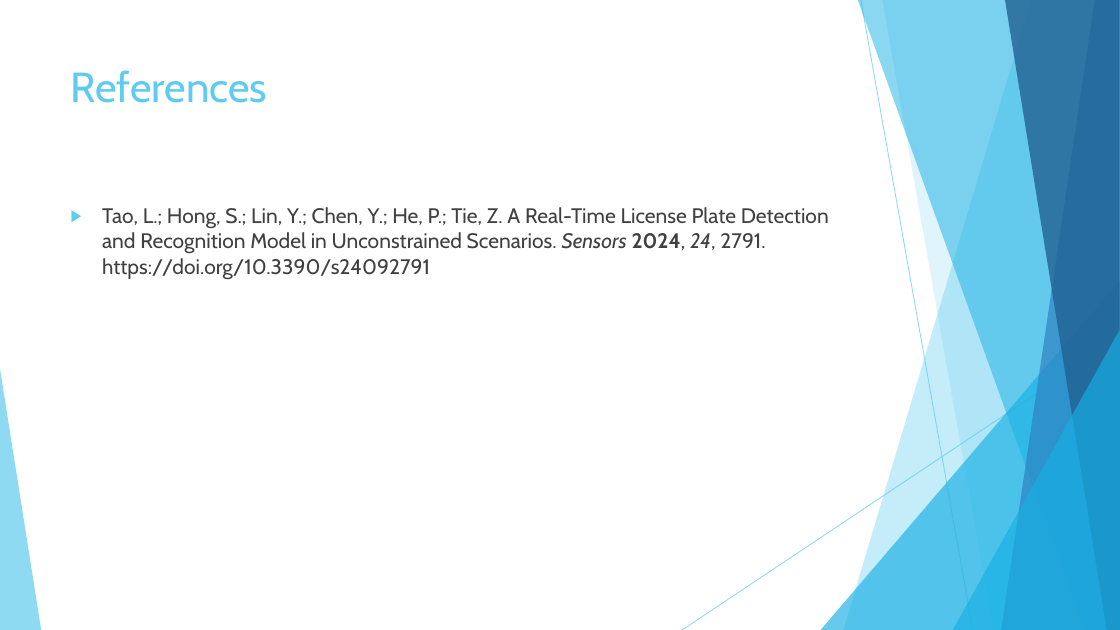
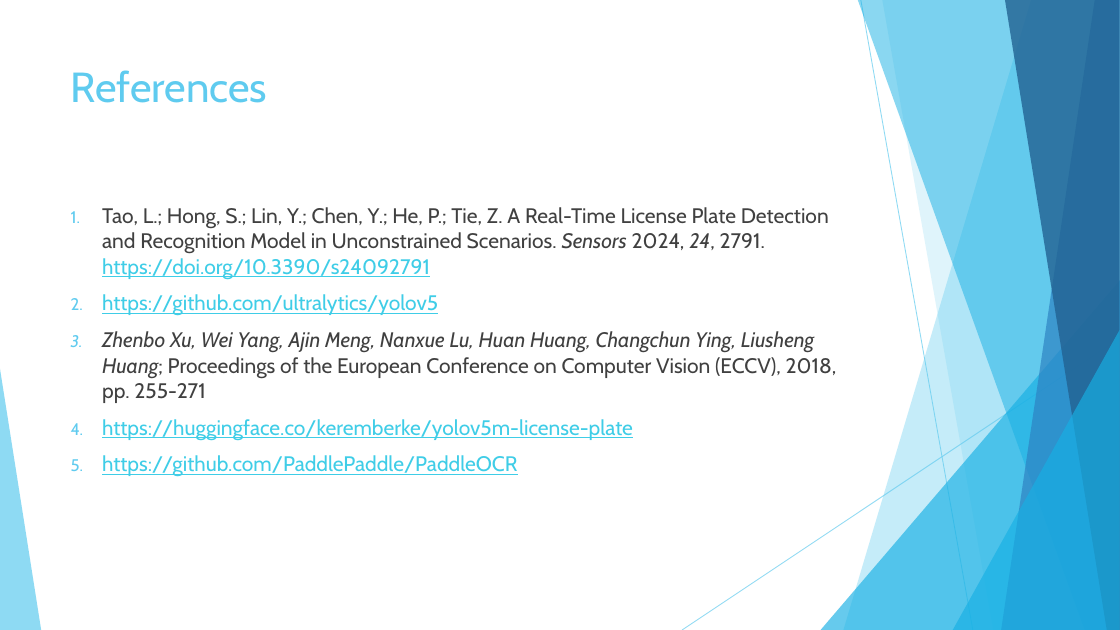
Before and after one commit to onorio21/CV_License_plate_detection_recognition, a slide deck: slide 11 of LicensePlatePresentation.pptx (slide 10 before the commit). Drawn at 1120x630 pixels with LibreOffice and Linux fonts; fonts in the diff are those of the drawing. Boxes give left, top, right and bottom in pixels: in the first picture for what was removed or moved away, otherwise in the second. Text is boxed around its words. In the diff, an @@ line names an element or a change of style, - is before the commit and + after.

```diff
--- a/LicensePlatePresentation.pptx
+++ b/LicensePlatePresentation.pptx
@@ text at (x1=102, y1=207, x2=829, y2=280): text colour #404040 to #3FCDE7, underline on in "https://doi.org/10.3390/s24092791"; bold off in "2024,"; bullet ▶ to 1. @@
@@ text at (x1=102, y1=294, x2=837, y2=477): paragraphs added @@
+2. https://github.com/ultralytics/yolov5
+3. Zhenbo Xu, Wei Yang, Ajin Meng, Nanxue Lu, Huan Huang, Changchun Ying, Liusheng Huang; Proceedings of the European Conference on Computer Vision (ECCV), 2018, pp. 255-271
+4. https://huggingface.co/keremberke/yolov5m-license-plate
+5. https://github.com/PaddlePaddle/PaddleOCR
```
Also in this commit, not shown: 4 other slides changed, 4 slides added, 3 slides removed.
